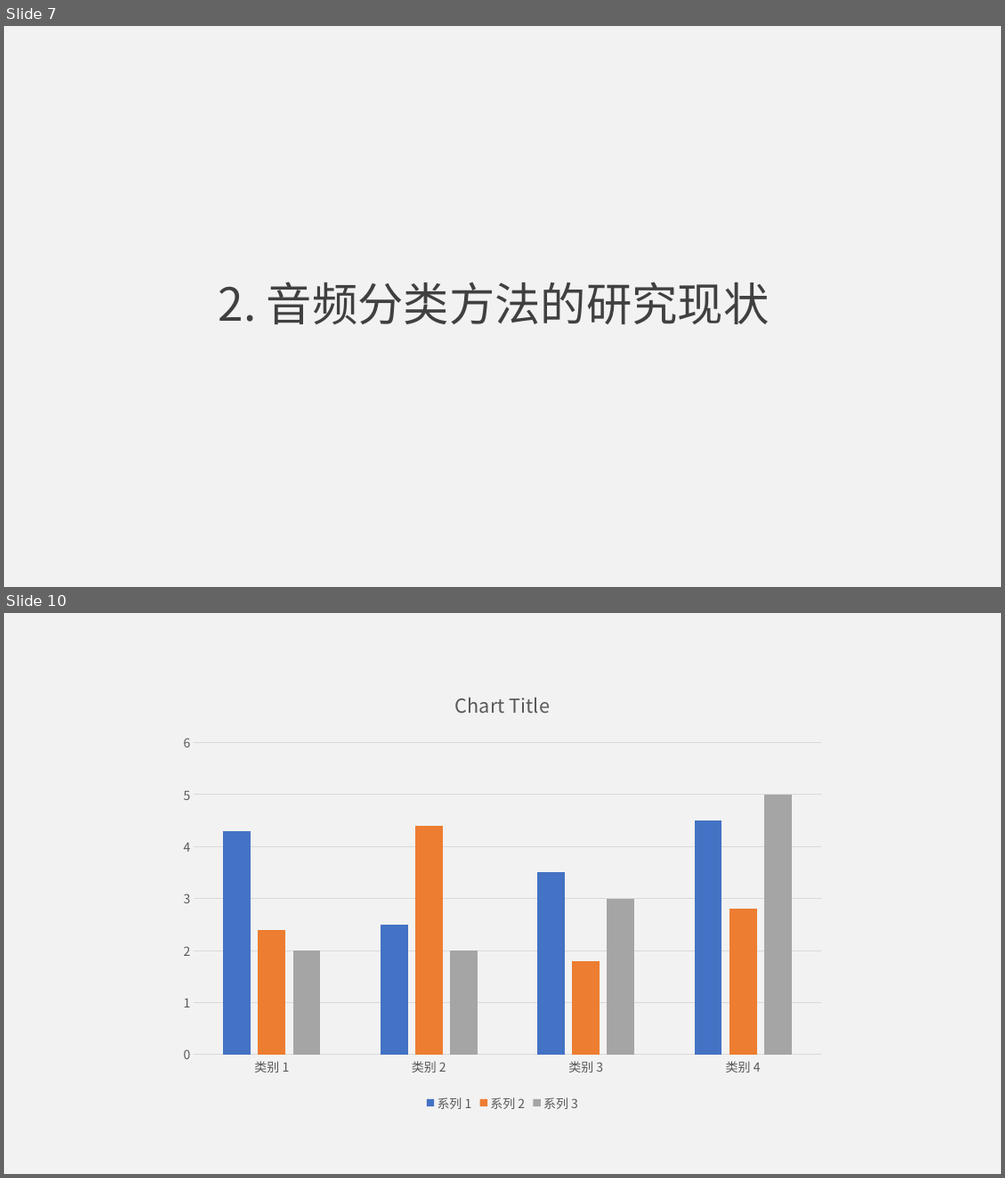
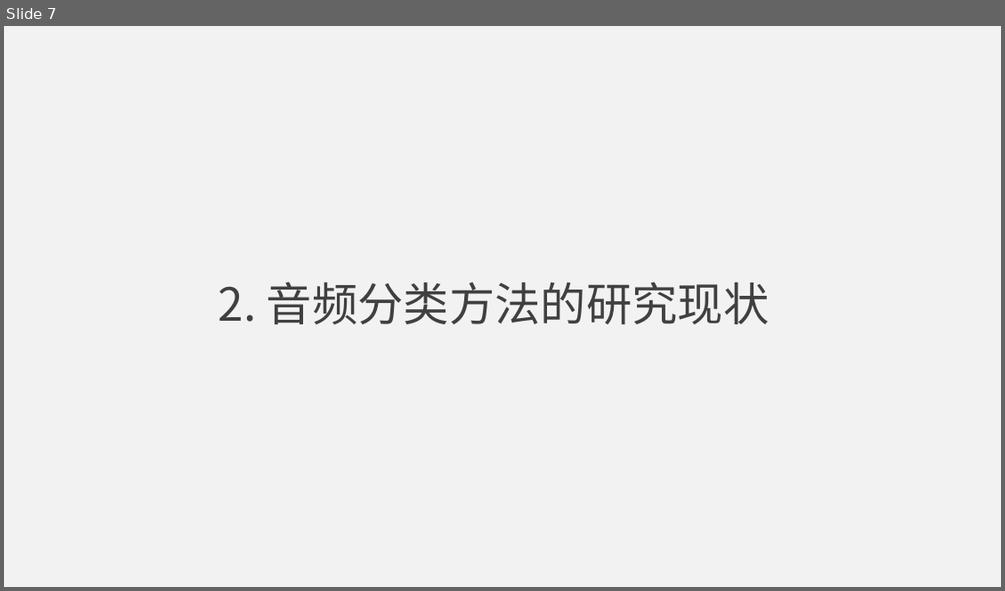
Before and after one commit to jumper3/paper, a slide deck: 开题报告/答辩.pptx. Shown one above the other, each under a label of ours: slides 7 and 10 before the commit, slide 7 after it; the slides between them are not shown. The pictures are 1005x1178 and 1005x591 pixels, drawn with LibreOffice and Linux fonts; fonts in the diff are those of the drawing. Boxes give left, top, right and bottom in pixels: in the first picture for what was removed or moved away, otherwise in the second. Text is boxed around its words. In the diff, an @@ line names an element or a change of style, - is before the commit and + after.

```diff
--- a/开题报告/答辩.pptx
+++ b/开题报告/答辩.pptx
@@ slide 10 removed at <box>4,613,1001,1174</box>, background #F2F2F2 @@
@@ column chart removed at <box>170,672,834,1116</box> @@
-categories: 类别 1, 类别 2, 类别 3, 类别 4
-系列 1: 4.3, 2.5, 3.5, 4.5
-系列 2: 2.4, 4.4, 1.8, 2.8
-系列 3: 2, 2, 3, 5
```
Also in this commit, not shown: 3 slides changed, 16 slides added, 2 other files.
